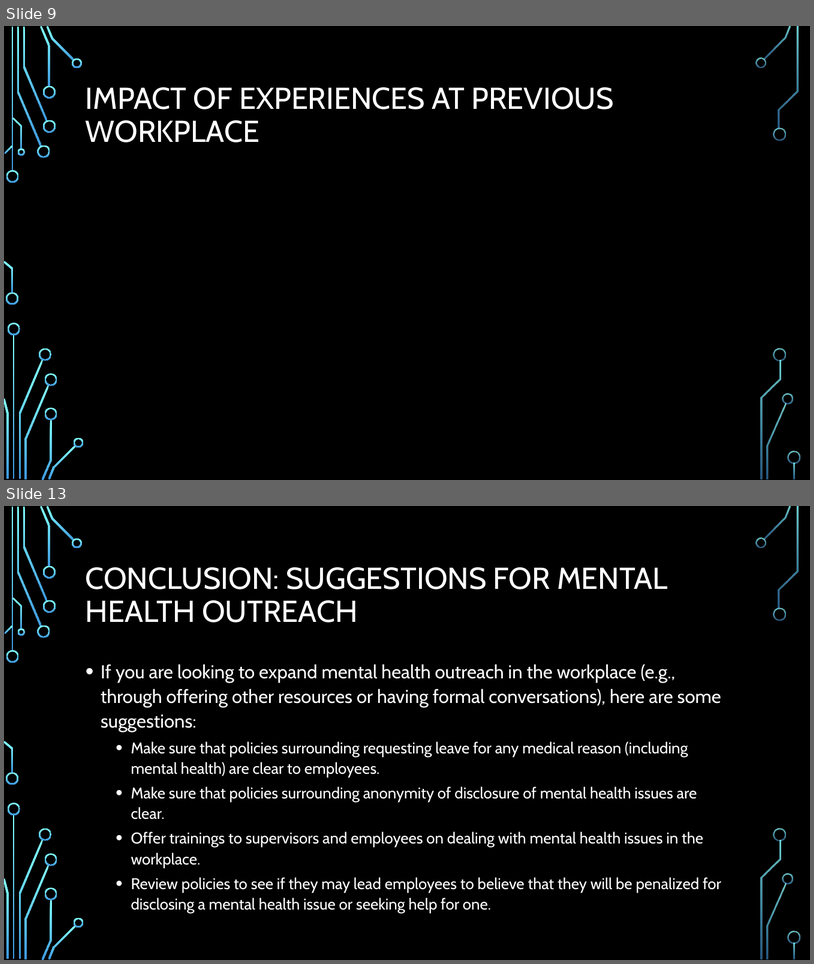
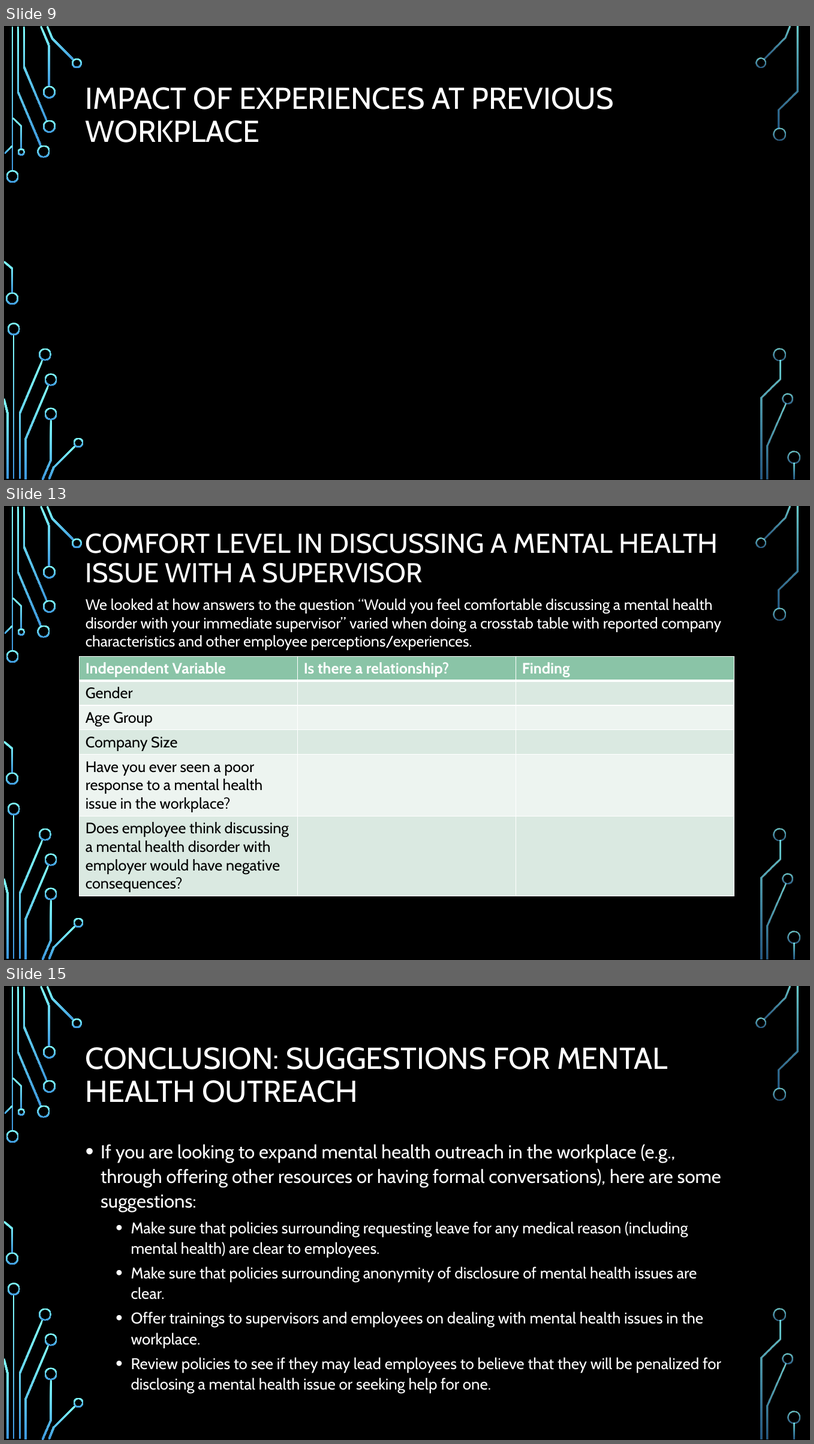
Before and after one commit to shrutih17/INFM600project, a slide deck: Presentation.pptx. Shown one above the other, each under a label of ours: slides 9 and 13 before the commit, slides 9, 13 and 15 after it; the slides between them are not shown. The pictures are 814x964 and 814x1444 pixels, drawn with LibreOffice and Linux fonts; fonts in the diff are those of the drawing; background and template pictures are left out. Boxes give left, top, right and bottom in pixels: in the first picture for what was removed or moved away, otherwise in the second. Text is boxed around its words. In the diff, an @@ line names an element or a change of style, - is before the commit and + after.

```diff
--- a/Presentation.pptx
+++ b/Presentation.pptx
@@ slide 13 added at box(4, 506, 810, 960), background picture (left out); not listed: 36 template elements that a slide beside it also shows @@
@@ title added at box(86, 533, 719, 583), 32.4 pt, text #FFFFFF @@
+COMFORT LEVEL IN DISCUSSING A MENTAL HEALTH ISSUE WITH A SUPERVISOR
@@ text added at box(86, 598, 722, 650), 18 pt, text #FFFFFF @@
+We looked at how answers to the question “Would you feel comfortable discussing a mental health disorder with your immediate supervisor” varied when doing a crosstab table with reported company characteristics and other employee perceptions/experiences.
@@ table added at box(80, 656, 735, 894), 6 rows, 3 columns @@
+Independent Variable | Is there a relationship? | Finding
+Gender |  | 
+Age Group |  | 
+Company Size |  | 
+Have you ever seen a poor response to a mental health issue in the workplace? |  | 
+Does employee think discussing a mental health disorder with employer would have negative consequences? |  | 
@@ what was slide 13 is now slide 15 @@
```
Also in this commit, not shown: 2 slides changed, 3 other slides added, 2 slides removed, 2 other files.
